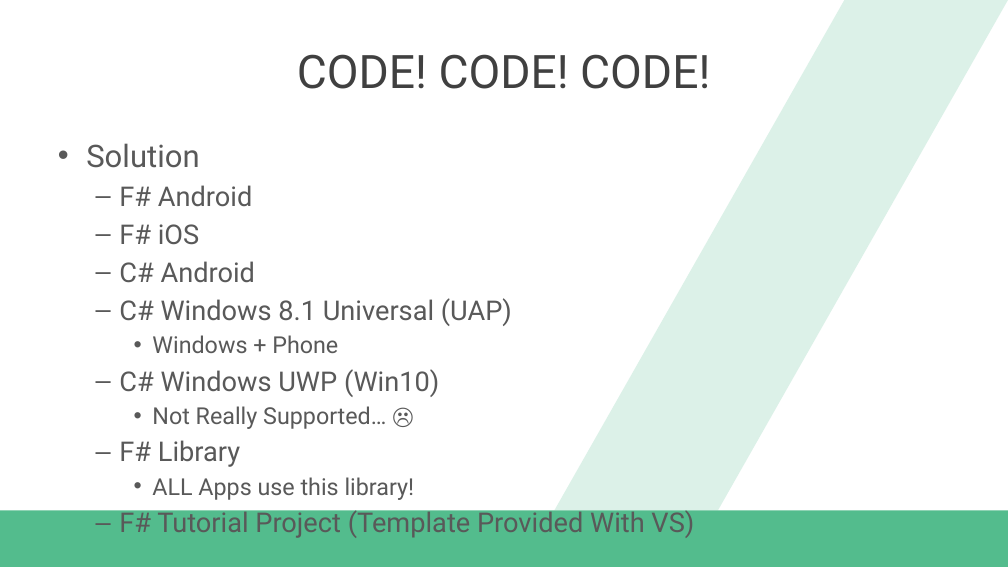
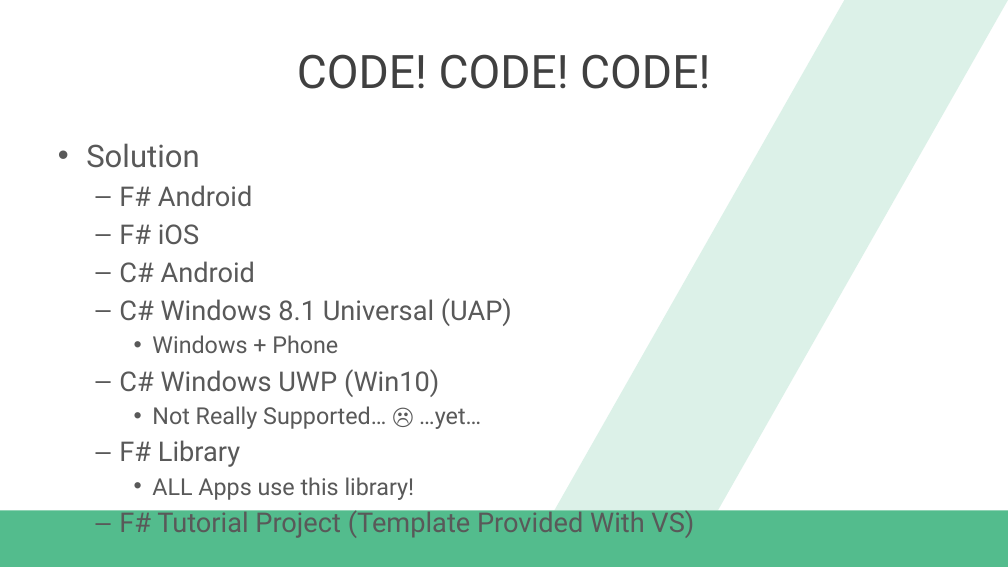
Before and after one commit to dannydwarren/FSharpXamarin, a slide deck: slide 15 of FSharpXamarin_Slides.pptx. Drawn at 1008x567 pixels with LibreOffice and Linux fonts; fonts in the diff are those of the drawing; background and template pictures are left out. Boxes give left, top, right and bottom in pixels: in the first picture for what was removed or moved away, otherwise in the second. Text is boxed around its words. In the diff, an @@ line names an element or a change of style, - is before the commit and + after.

```diff
--- a/FSharpXamarin_Slides.pptx
+++ b/FSharpXamarin_Slides.pptx
@@ text at [152, 406, 481, 429]: text changed @@
-    • Not Really Supported… ☹
+    • Not Really Supported… ☹ …yet…
```
Also in this commit, not shown: 4 other slides changed, 3 other files.
